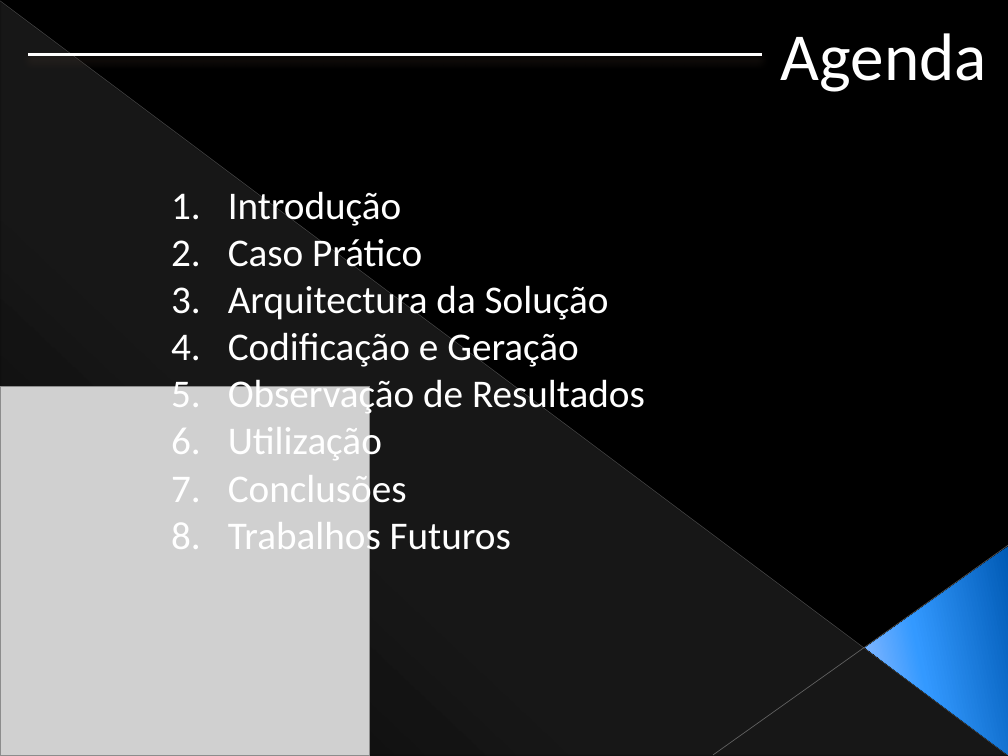
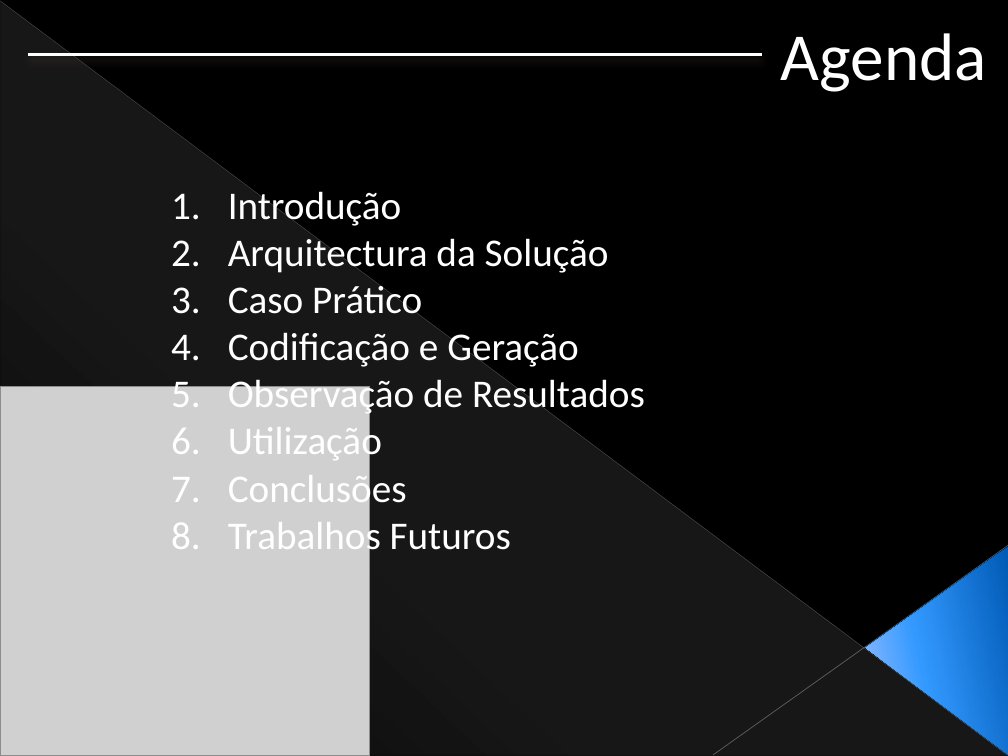
Before and after one commit to Netivski/projectoseminario, a slide deck: slide 2 of Apresentação Final/Presentation Sketch.pptx. Drawn at 1008x756 pixels with LibreOffice and Linux fonts; fonts in the diff are those of the drawing; grey boxes stand for pictures. Boxes give left, top, right and bottom in pixels: in the first picture for what was removed or moved away, otherwise in the second. Text is boxed around its words. In the diff, an @@ line names an element or a change of style, - is before the commit and + after.

```diff
--- a/Apresentação Final/Presentation Sketch.pptx
+++ b/Apresentação Final/Presentation Sketch.pptx
@@ text at [228,238,609,273]: paragraph added @@
+2. Arquitectura da Solução
@@ text at [228,285,609,320]: paragraph removed @@
-3. Arquitectura da Solução
```
Also in this commit, not shown: 22 other slides changed.
